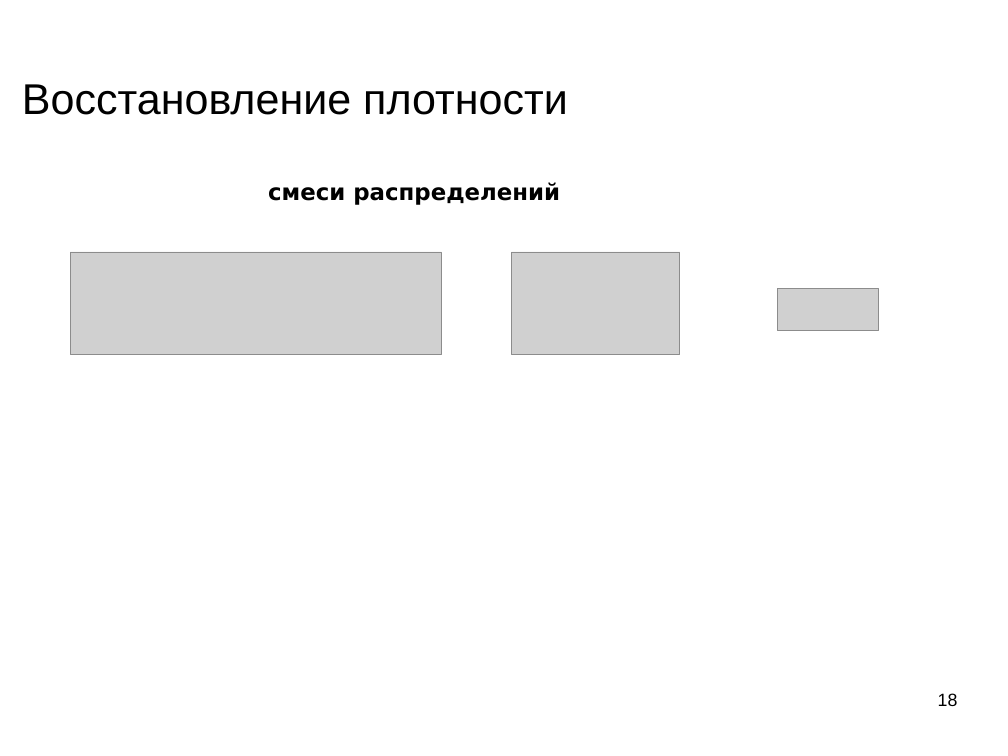
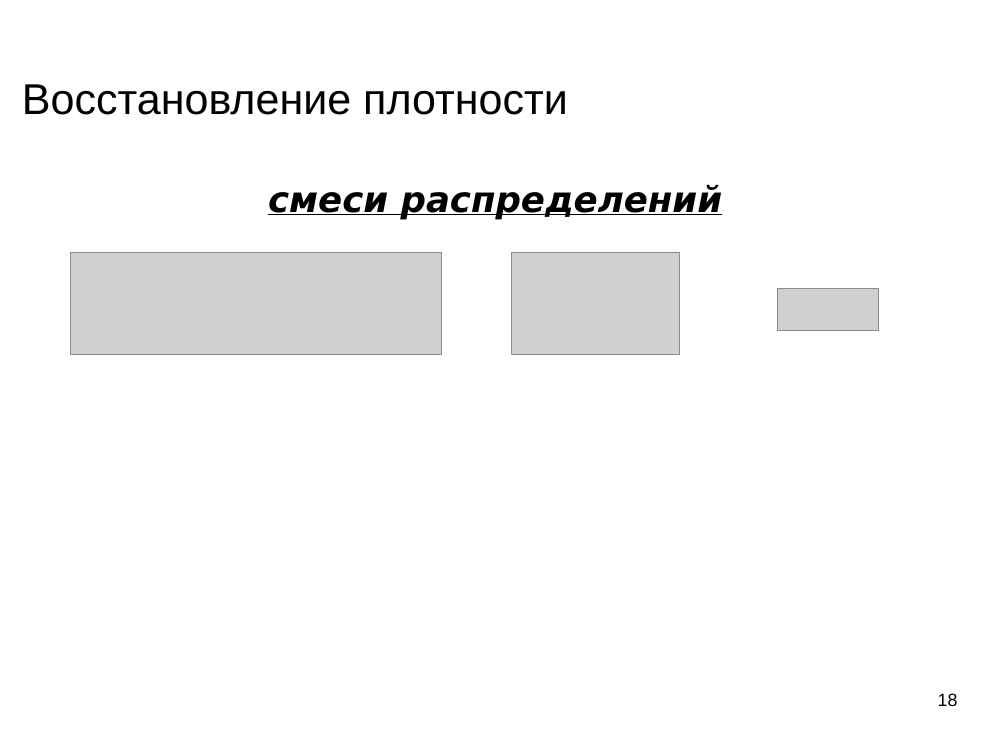
Before and after one commit to mechanoid5/ml_lectorium_legacy, a slide deck: slide 18 of 05-em.odp. Drawn at 1008x756 pixels with LibreOffice and Linux fonts; fonts in the diff are those of the drawing; grey boxes stand for pictures; background and template pictures are left out. Boxes give left, top, right and bottom in pixels: in the first picture for what was removed or moved away, otherwise in the second. Text is boxed around its words. In the diff, an @@ line names an element or a change of style, - is before the commit and + after.

```diff
--- a/05-em.odp
+++ b/05-em.odp
@@ text "смеси распределений" at box(268, 184, 723, 220): size 18 to 28 pt, italic on, underline on @@
```
Also in this commit, not shown: 3 other slides changed, 1 other file.
